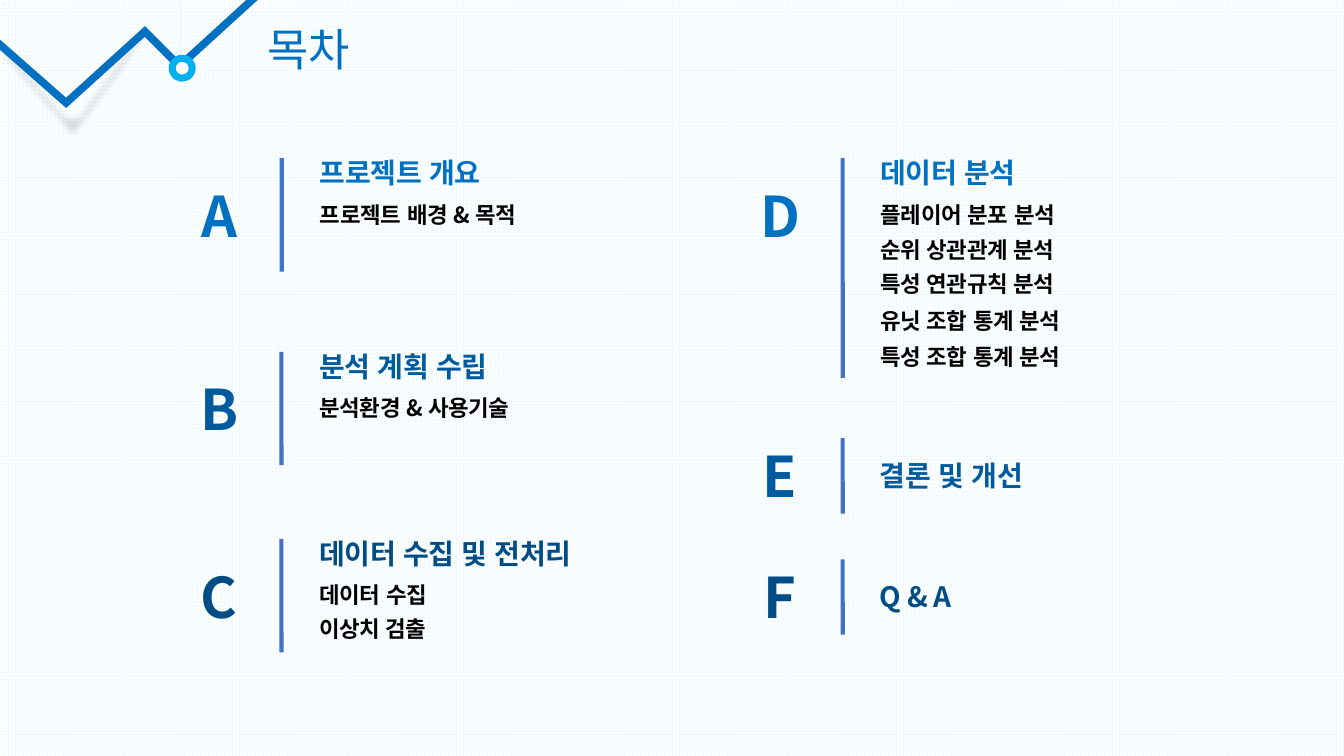
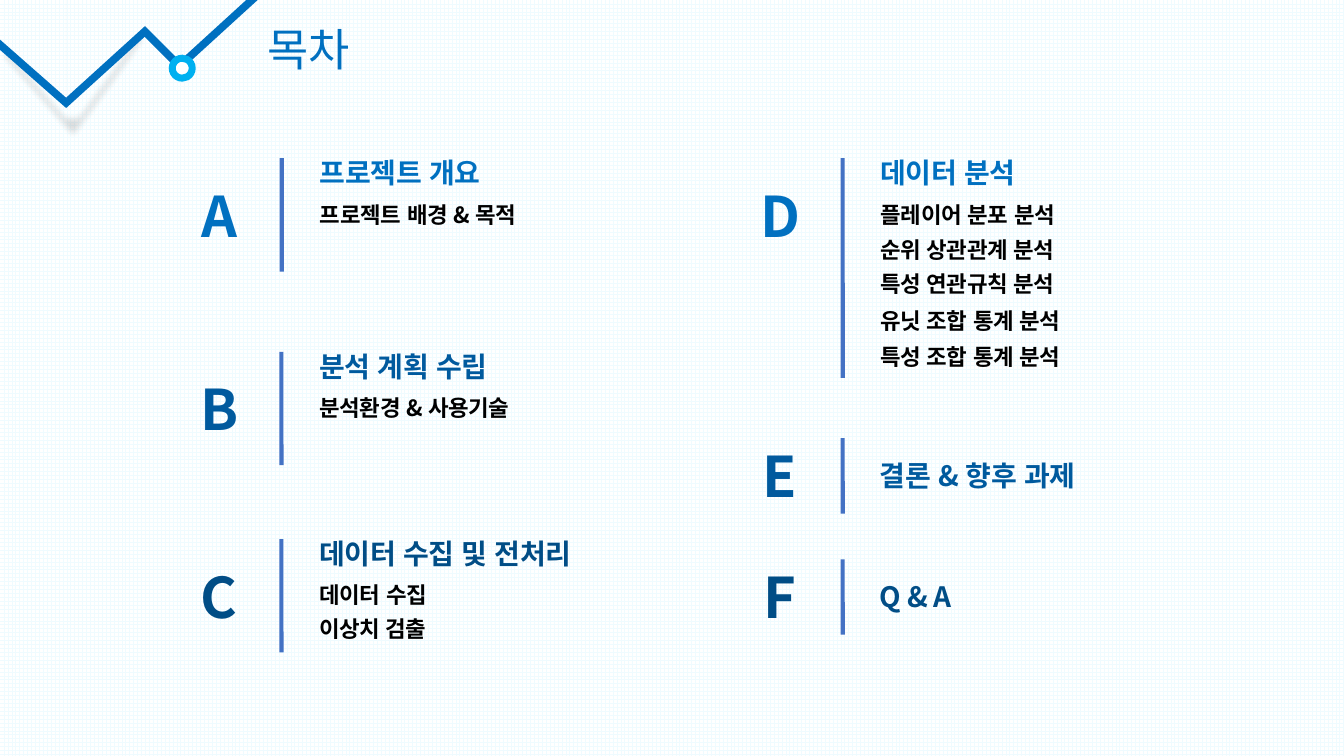
Before and after one commit to tooha289/TeamFightTactics, a slide deck: slide 2 of document/데이터 분석(시각화)/TFT 게임 전 서버 Top10 플레이어 매치 데이터 분석.pptx. Drawn at 1344x756 pixels with LibreOffice and Linux fonts; fonts in the diff are those of the drawing. Boxes give left, top, right and bottom in pixels: in the first picture for what was removed or moved away, otherwise in the second. Text is boxed around its words. In the diff, an @@ line names an element or a change of style, - is before the commit and + after.

```diff
--- a/document/데이터 분석(시각화)/TFT 게임 전 서버 Top10 플레이어 매치 데이터 분석.pptx
+++ b/document/데이터 분석(시각화)/TFT 게임 전 서버 Top10 플레이어 매치 데이터 분석.pptx
@@ text at [880, 462, 1075, 489]: text changed @@
-결론 및 개선
+결론 & 향후 과제
```
Also in this commit, not shown: 19 other slides changed, 3 slides added, 2 slides removed, 2 other files.
